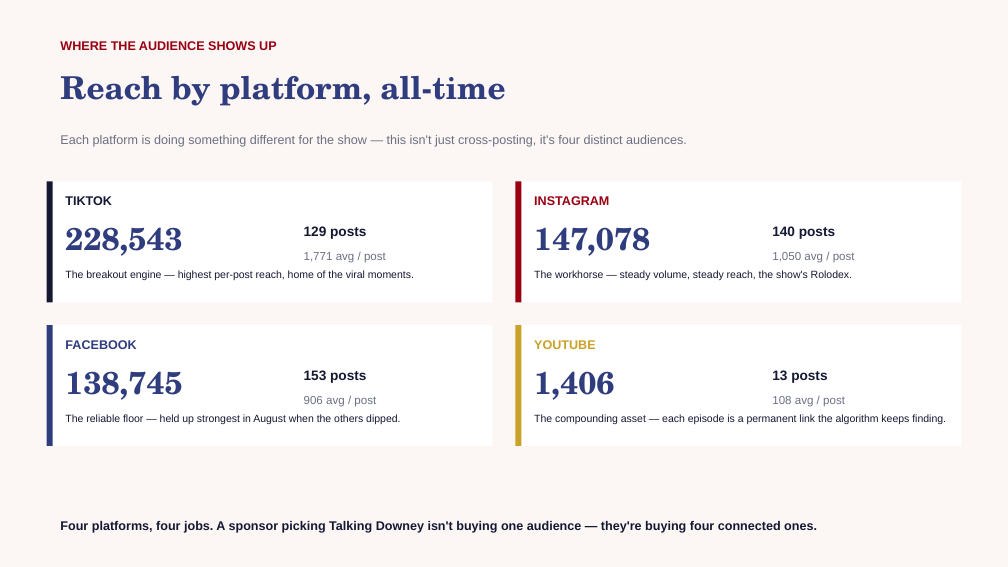
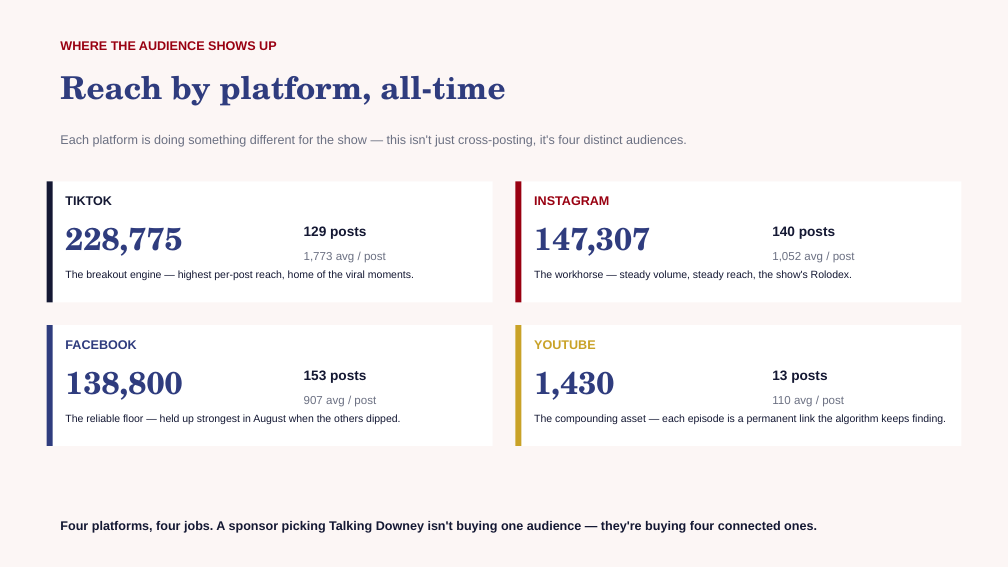
Before and after one commit to zvmmer/talking-downey-kpis, a slide deck: slide 6 of STATE_OF_THE_SHOW.pptx. Drawn at 1008x567 pixels with LibreOffice and Linux fonts; fonts in the diff are those of the drawing. Boxes give left, top, right and bottom in pixels: in the first picture for what was removed or moved away, otherwise in the second. Text is boxed around its words. In the diff, an @@ line names an element or a change of style, - is before the commit and + after.

```diff
--- a/STATE_OF_THE_SHOW.pptx
+++ b/STATE_OF_THE_SHOW.pptx
@@ text at <box>65,227,182,256</box>: text changed @@
-228,543
+228,775
@@ text at <box>534,227,650,256</box>: text changed @@
-147,078
+147,307
@@ text at <box>304,252,386,263</box>: text changed @@
-1,771 avg / post
+1,773 avg / post
@@ text at <box>772,252,855,263</box>: text changed @@
-1,050 avg / post
+1,052 avg / post
@@ text at <box>65,371,182,400</box>: text changed @@
-138,745
+138,800
@@ text at <box>534,371,614,400</box>: text changed @@
-1,406
+1,430
@@ text at <box>304,396,376,407</box>: text changed @@
-906 avg / post
+907 avg / post
@@ text at <box>772,396,844,407</box>: text changed @@
-108 avg / post
+110 avg / post
```
Also in this commit, not shown: 4 other slides changed, 5 other files.
